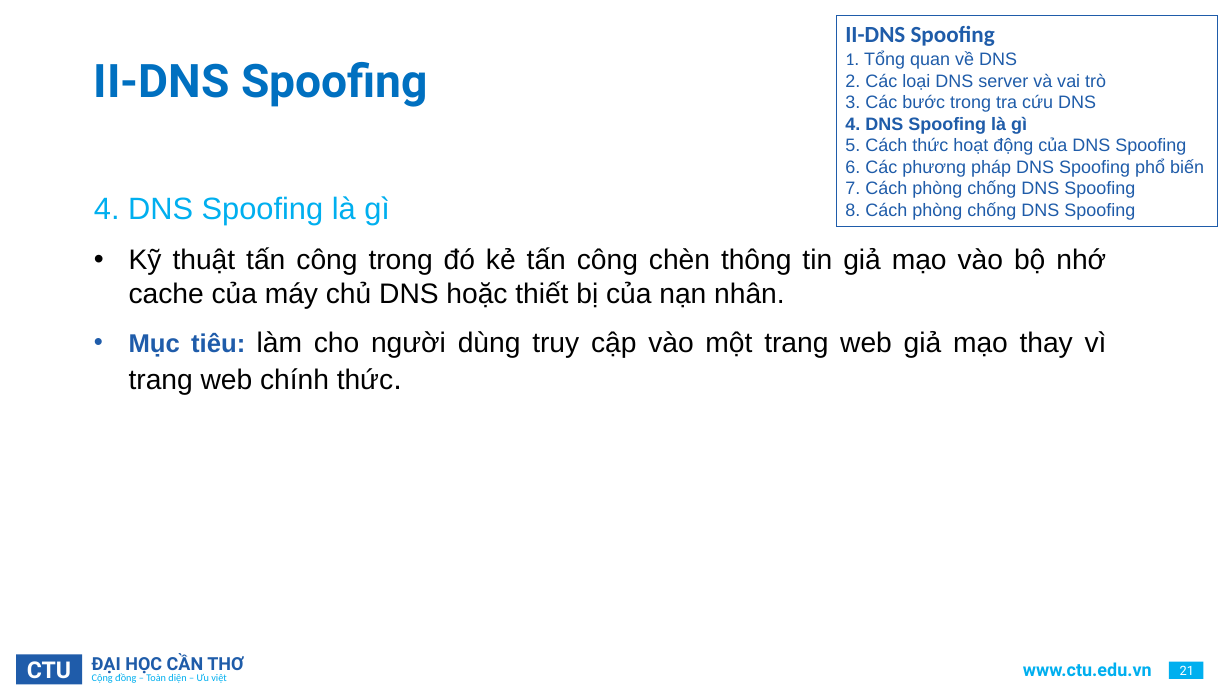
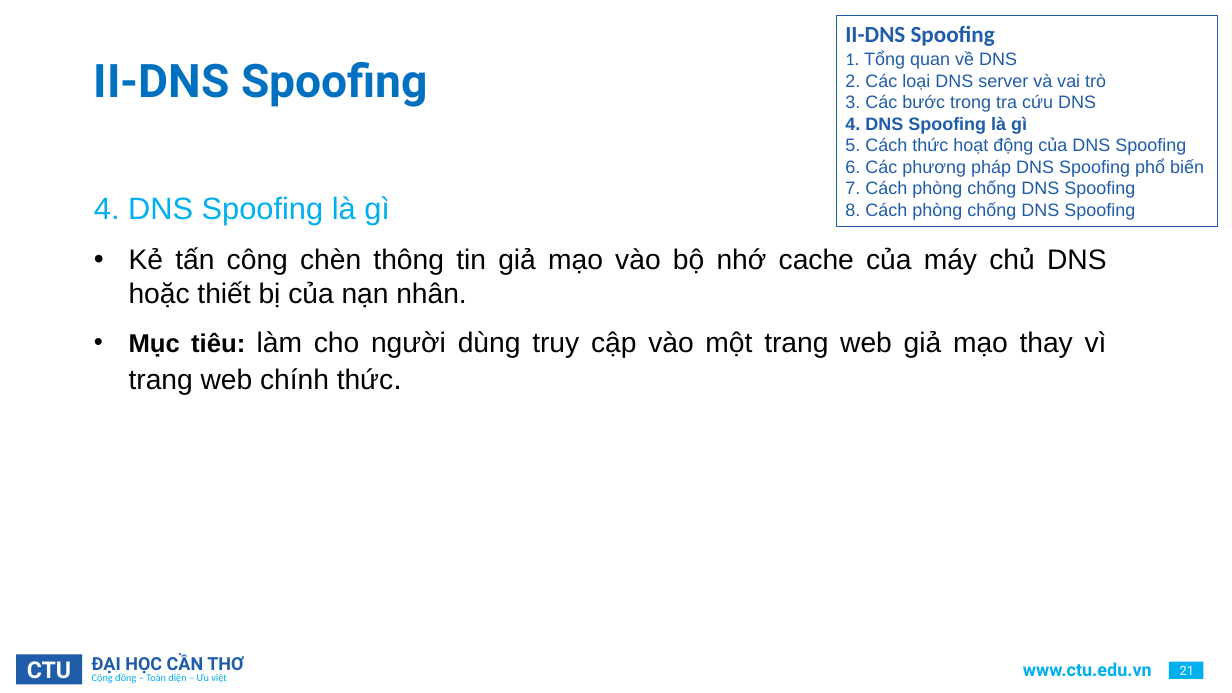
Before and after one commit to HaiDangDoo/archive, a slide deck: slide 21 of NLCS/CTU_PowerPoint_Template.pptx. Drawn at 1232x693 pixels with LibreOffice and Linux fonts; fonts in the diff are those of the drawing; background and template pictures are left out. Boxes give left, top, right and bottom in pixels: in the first picture for what was removed or moved away, otherwise in the second. Text is boxed around its words. In the diff, an @@ line names an element or a change of style, - is before the commit and + after.

Commit message:
thay đổi

```diff
--- a/NLCS/CTU_PowerPoint_Template.pptx
+++ b/NLCS/CTU_PowerPoint_Template.pptx
@@ text at (129, 247, 1107, 308): text changed @@
-• Kỹ thuật tấn công trong đó kẻ tấn công chèn thông tin giả mạo vào bộ nhớ cache của máy chủ DNS hoặc thiết bị của nạn nhân.
+• Kẻ tấn công chèn thông tin giả mạo vào bộ nhớ cache của máy chủ DNS hoặc thiết bị của nạn nhân.
@@ text at (129, 331, 1107, 395): text colour #1F5CAA to #000000 in "Mục tiêu:" @@
```
Also in this commit, not shown: 30 other slides changed, 2 slides removed, 35 other files.
